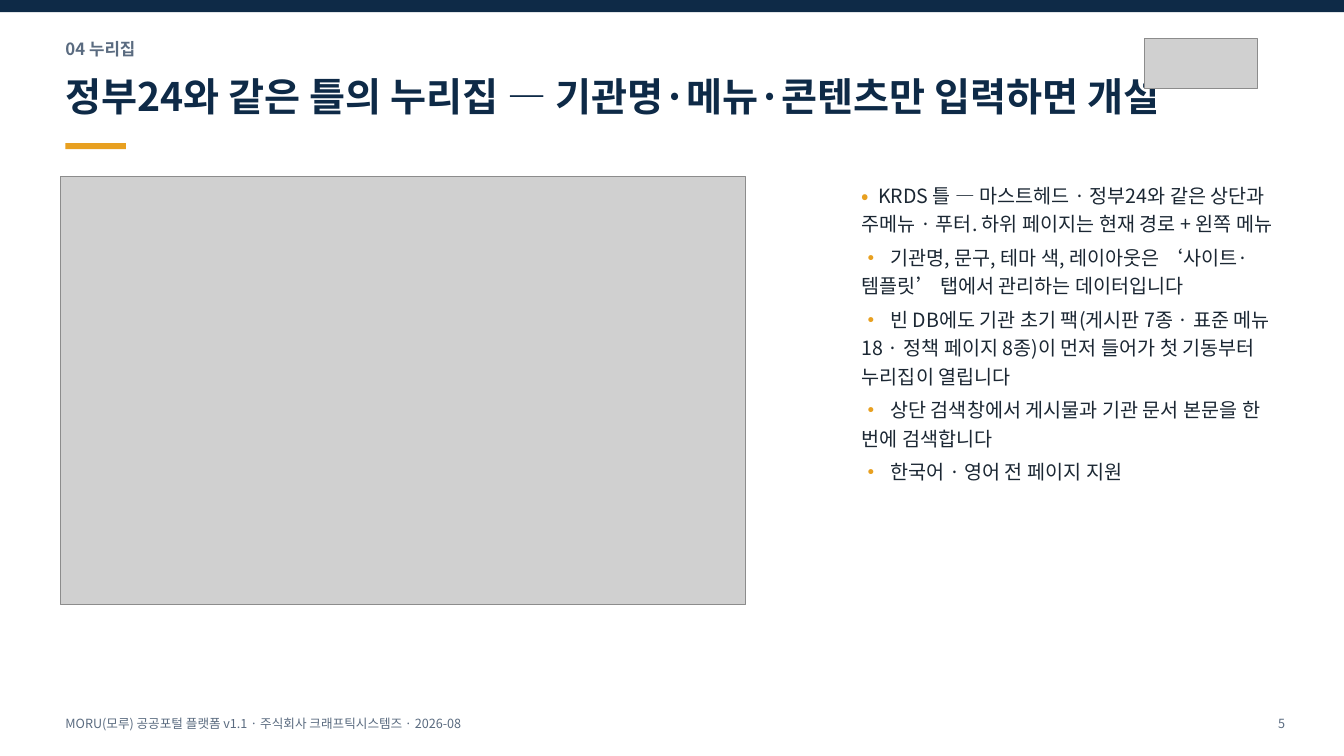
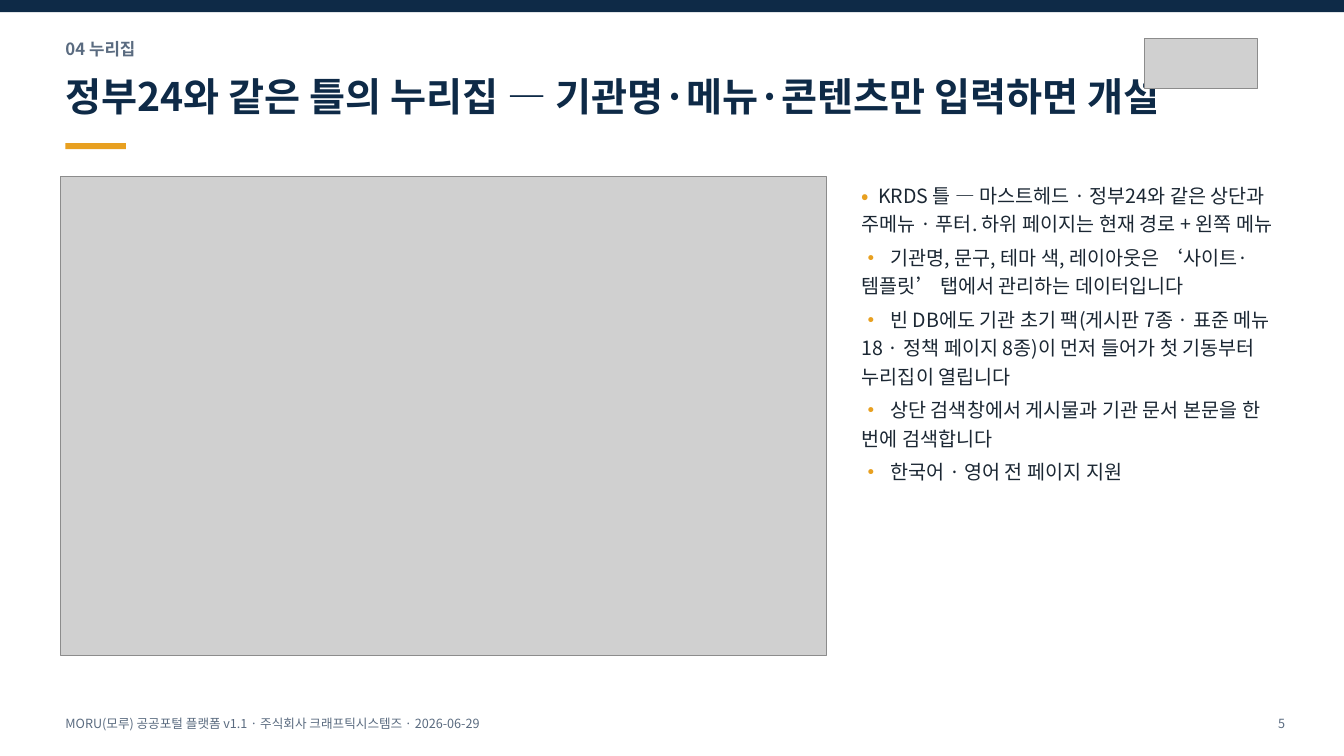
Before and after one commit to mhb8436/moru-release, a slide deck: slide 5 of docs/MORU-발표자료-v1.1.pptx. Drawn at 1344x756 pixels with LibreOffice and Linux fonts; fonts in the diff are those of the drawing; grey boxes stand for pictures. Boxes give left, top, right and bottom in pixels: in the first picture for what was removed or moved away, otherwise in the second. Text is boxed around its words. In the diff, an @@ line names an element or a change of style, - is before the commit and + after.

```diff
--- a/docs/MORU-발표자료-v1.1.pptx
+++ b/docs/MORU-발표자료-v1.1.pptx
@@ picture: place and size @@
-picture at (60,176,746,605)
+picture at (60,176,827,655)
@@ text at (65,717,480,731): text changed @@
-MORU(모루) 공공포털 플랫폼 v1.1 · 주식회사 크래프틱시스템즈 · 2026-08
+MORU(모루) 공공포털 플랫폼 v1.1 · 주식회사 크래프틱시스템즈 · 2026-06-29
```
Also in this commit, not shown: 14 other slides changed, 1 slide added, 6 other files.
